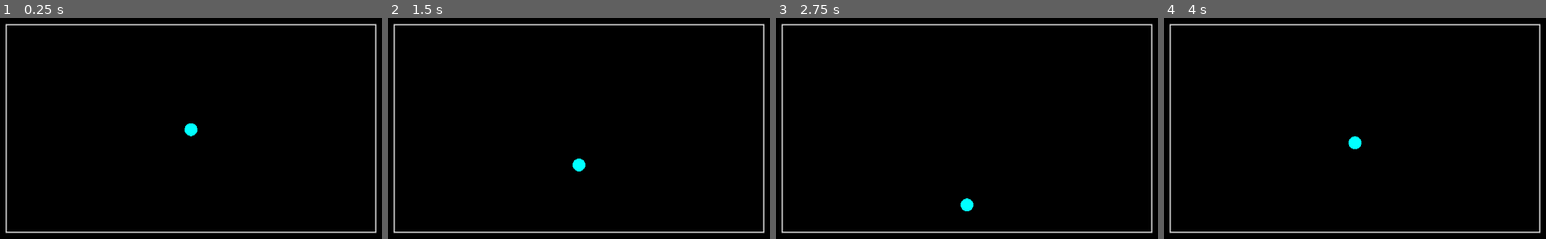
Above: before the commit, frames 1-4 (left to right).
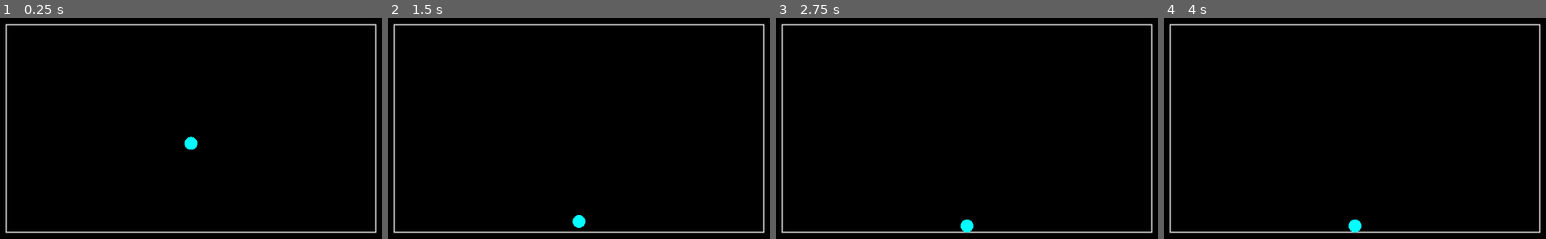
Above: after the commit, the same moments.

Repository: shatramai/Fluid_sim
Game: Godot game, scene res://fluid_sim.tscn
Two runs of this game, one before a commit and one after it. Both use one fixed random seed, a clock stepped at 60 frames per second and the inputs below.
Inputs:
- Up to frame 1 (0.25 s): no input
- Up to frame 2 (1.5 s): tap Enter at 0.5 s; tap Space at 1.25 s
- Up to frame 3 (2.75 s): tap Enter at 2 s
- Up to frame 4 (4 s): tap Space at 2.75 s; tap Enter at 3.5 s

The runs differ from the first frame. In frame 1, 0.3% of the frame differs, in the area x 48-52%, y 47-60%; in frame 2, 0.3%; in frame 3, 0.3%; in frame 4, 0.3%.

Commit message:
restitution

Diff:
--- a/fluid_sim.gd
+++ b/fluid_sim.gd
@@ -1,11 +1,12 @@
 extends Node2D
 
-var gravity: float = 50.0
+var gravity: float = 700.0
 var vel: Vector2 = Vector2.ZERO
 var radius: float = 10.0
 
 var pos: Vector2
 var bounds: Rect2
+var restitution = 0.60
 
 func _ready() -> void:
 	position = Vector2.ZERO
@@ -22,17 +23,18 @@
 
 	if pos.x - radius < bounds.position.x:
 		pos.x = bounds.position.x + radius
-		vel.x = -vel.x
+		vel.x = -vel.x * restitution
 	elif pos.x + radius > bounds.position.x + bounds.size.x:
 		pos.x = bounds.position.x + bounds.size.x - radius
-		vel.x = -vel.x
+		vel.x = -vel.x * restitution
 
 	if pos.y - radius < bounds.position.y:
 		pos.y = bounds.position.y + radius
-		vel.y = -vel.y
+		vel.y = -vel.y * restitution
+
 	elif pos.y + radius > bounds.position.y + bounds.size.y:
 		pos.y = bounds.position.y + bounds.size.y - radius
-		vel.y = -vel.y
+		vel.y = -vel.y * restitution
 
 	queue_redraw()
 
